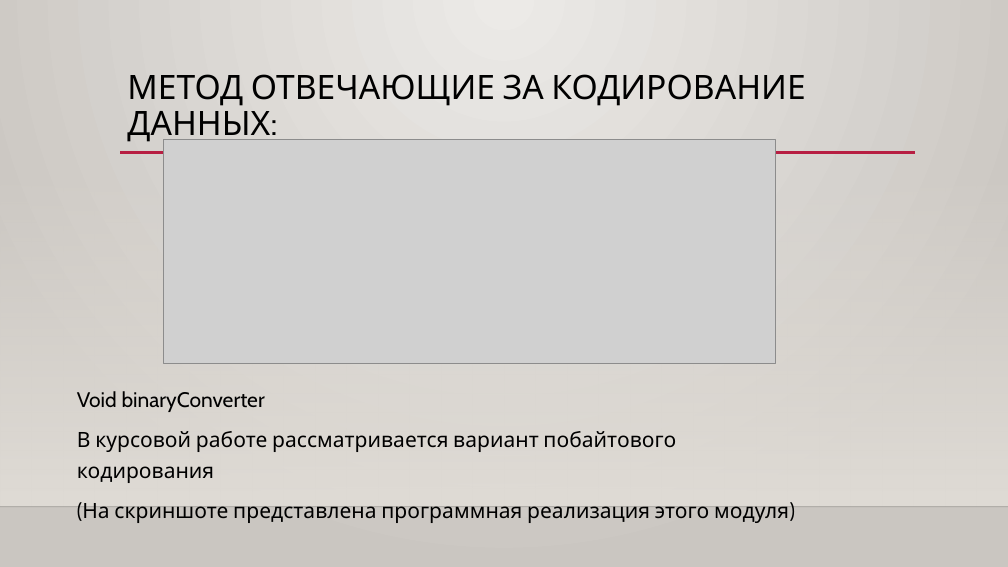
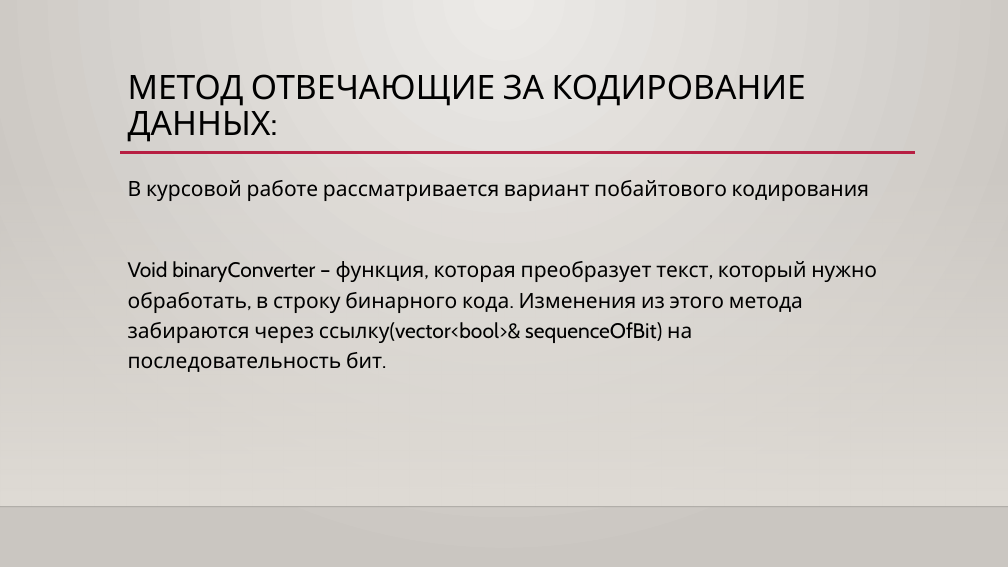
Before and after one commit to Kotolow/Qr-codes, a slide deck: slide 5 of demo/Qr-codes_presentation.pptx. Drawn at 1008x567 pixels with LibreOffice and Linux fonts; fonts in the diff are those of the drawing; grey boxes stand for pictures; background and template pictures are left out. Boxes give left, top, right and bottom in pixels: in the first picture for what was removed or moved away, otherwise in the second. Text is boxed around its words. In the diff, an @@ line names an element or a change of style, - is before the commit and + after.

```diff
--- a/demo/Qr-codes_presentation.pptx
+++ b/demo/Qr-codes_presentation.pptx
@@ picture removed at [163,140,776,364] @@
@@ text "В курсовой работе рассматривается вариант ...": place and size @@
-text "В курсовой работе рассматривается вариант ..." at [77,391,789,523]
+text "В курсовой работе рассматривается вариант ..." at [128,180,877,372]
@@ text at [128,261,877,372]: text changed @@
-(На скриншоте представлена программная реализация этого модуля)
+Void binaryConverter – функция, которая преобразует текст, который нужно обработать, в строку бинарного кода. Изменения из этого метода забираются через ссылку(vector<bool>& sequenceOfBit) на последовательность бит.
@@ text at [77,391,265,412]: paragraph removed @@
-Void binaryConverter
```
Also in this commit, not shown: 4 other slides changed, 1 other file.
